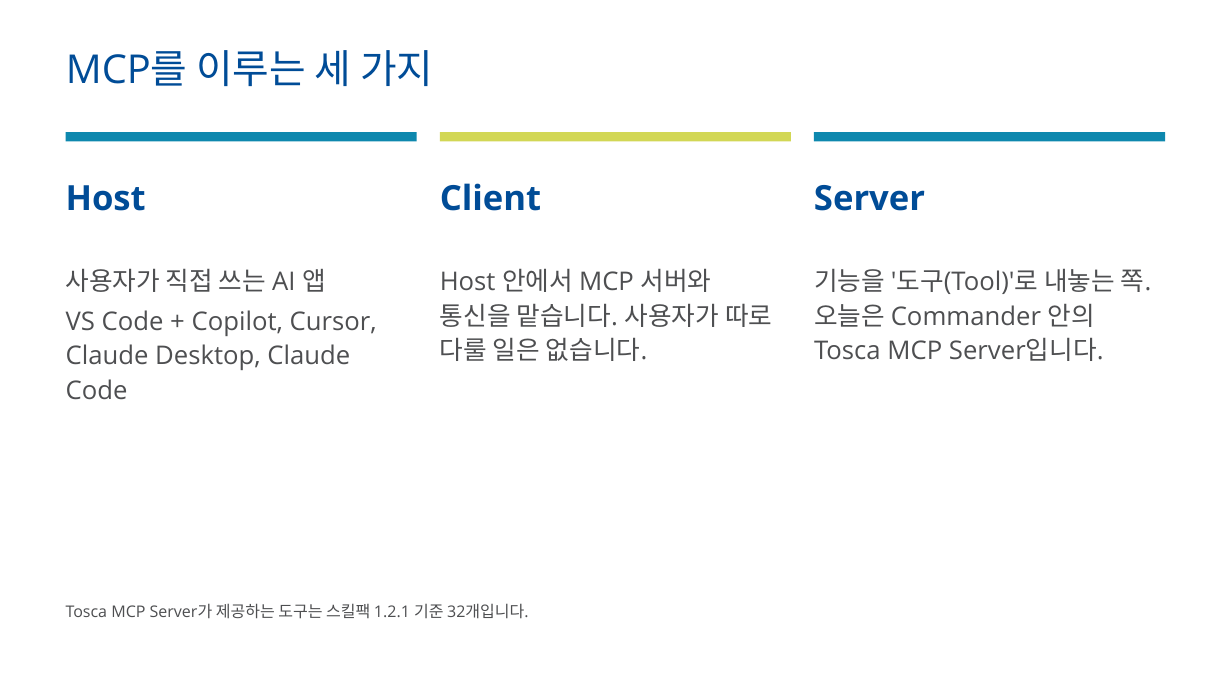
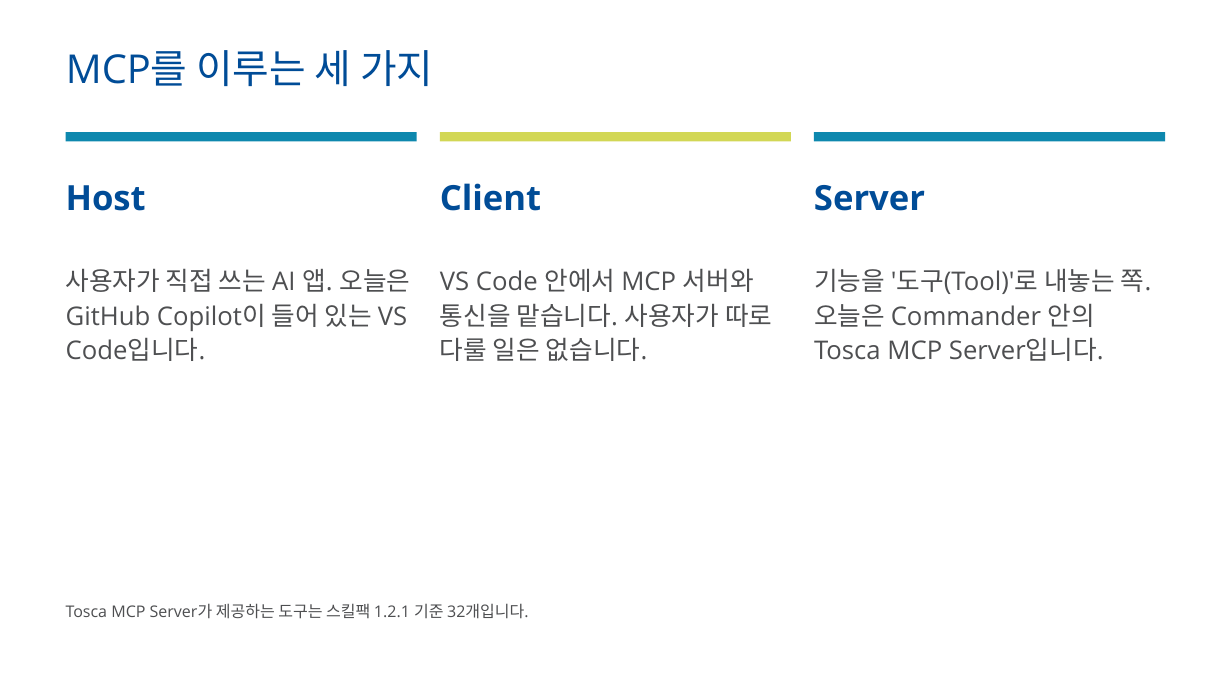
Before and after one commit to tjkim0725/Agent, a slide deck: slide 8 of tosca-mcp-training/Tosca_Commander_MCP_교육자료.pptx. Drawn at 1232x693 pixels with LibreOffice and Linux fonts; fonts in the diff are those of the drawing; background and template pictures are left out. Boxes give left, top, right and bottom in pixels: in the first picture for what was removed or moved away, otherwise in the second. Text is boxed around its words. In the diff, an @@ line names an element or a change of style, - is before the commit and + after.

```diff
--- a/tosca-mcp-training/Tosca_Commander_MCP_교육자료.pptx
+++ b/tosca-mcp-training/Tosca_Commander_MCP_교육자료.pptx
@@ text at [66,268,410,361]: text changed @@
-사용자가 직접 쓰는 AI 앱
-VS Code + Copilot, Cursor, Claude Desktop, Claude Code
+사용자가 직접 쓰는 AI 앱. 오늘은 GitHub Copilot이 들어 있는 VS Code입니다.
@@ text at [440,268,772,361]: text changed @@
-Host 안에서 MCP 서버와 통신을 맡습니다. 사용자가 따로 다룰 일은 없습니다.
+VS Code 안에서 MCP 서버와 통신을 맡습니다. 사용자가 따로 다룰 일은 없습니다.
```
Also in this commit, not shown: 35 other slides changed, 7 slides added, 7 slides removed, 8 other files.
